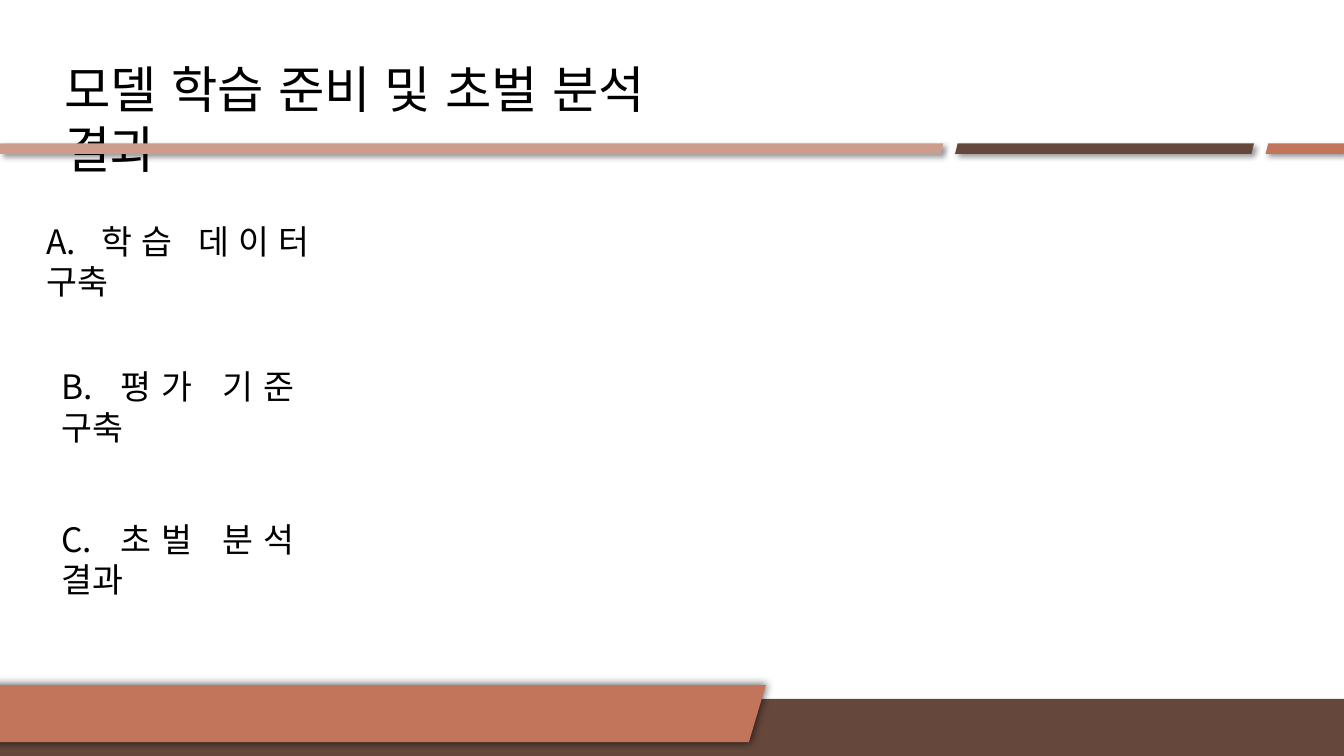
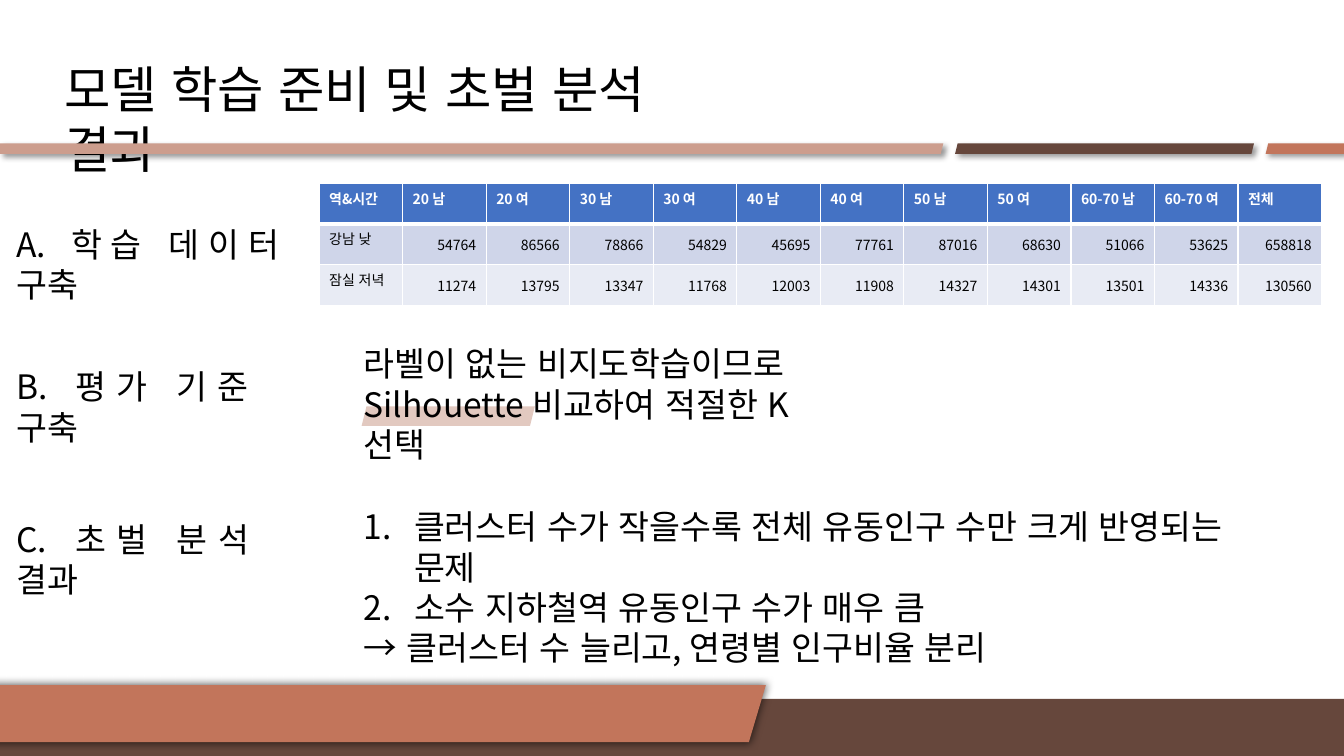
Before and after one commit to yoona3316/Datamining_subway, a slide deck: slide 8 of 프로젝트 중간발표_김민재, 송한결, 정유나.pptx. Drawn at 1344x756 pixels with LibreOffice and Linux fonts; fonts in the diff are those of the drawing. Boxes give left, top, right and bottom in pixels: in the first picture for what was removed or moved away, otherwise in the second. Text is boxed around its words. In the diff, an @@ line names an element or a change of style, - is before the commit and + after.

```diff
--- a/프로젝트 중간발표_김민재, 송한결, 정유나.pptx
+++ b/프로젝트 중간발표_김민재, 송한결, 정유나.pptx
@@ table added at [320,184,1324,307], 3 rows, 12 columns @@
+역&시간 | 20 남 | 20 여 | 30 남 | 30 여 | 40 남 | 40 여 | 50 남 | 50 여 | 60-70 남 | 60-70 여 | 전체
+강남 낮 | 54764 | 86566 | 78866 | 54829 | 45695 | 77761 | 87016 | 68630 | 51066 | 53625 | 658818
+잠실 저녁 | 11274 | 13795 | 13347 | 11768 | 12003 | 11908 | 14327 | 14301 | 13501 | 14336 | 130560
@@ text "A. 학습 데이터 구축": place and size @@
-text "A. 학습 데이터 구축" at [46,226,309,297]
+text "A. 학습 데이터 구축" at [16,229,279,300]
@@ text added at [364,348,789,420], 24 pt, text #000000 @@
+라벨이 없는 비지도학습이므로
+Silhouette 비교하여 적절한 K 선택
@@ text "B. 평가 기준 구축": place and size @@
-text "B. 평가 기준 구축" at [62,371,294,443]
+text "B. 평가 기준 구축" at [16,371,249,443]
@@ parallelogram added at [362,406,535,425], fill #E2C9C0 @@
@@ text "C. 초벌 분석 결과": place and size @@
-text "C. 초벌 분석 결과" at [61,524,294,595]
+text "C. 초벌 분석 결과" at [16,524,249,595]
@@ text added at [407,511,1222,666], 24 pt, text #000000 @@
+1. 클러스터 수가 작을수록 전체 유동인구 수만 크게 반영되는 문제
+2. 소수 지하철역 유동인구 수가 매우 큼
+→ 클러스터 수 늘리고, 연령별 인구비율 분리
```
Also in this commit, not shown: 1 other slide changed.
